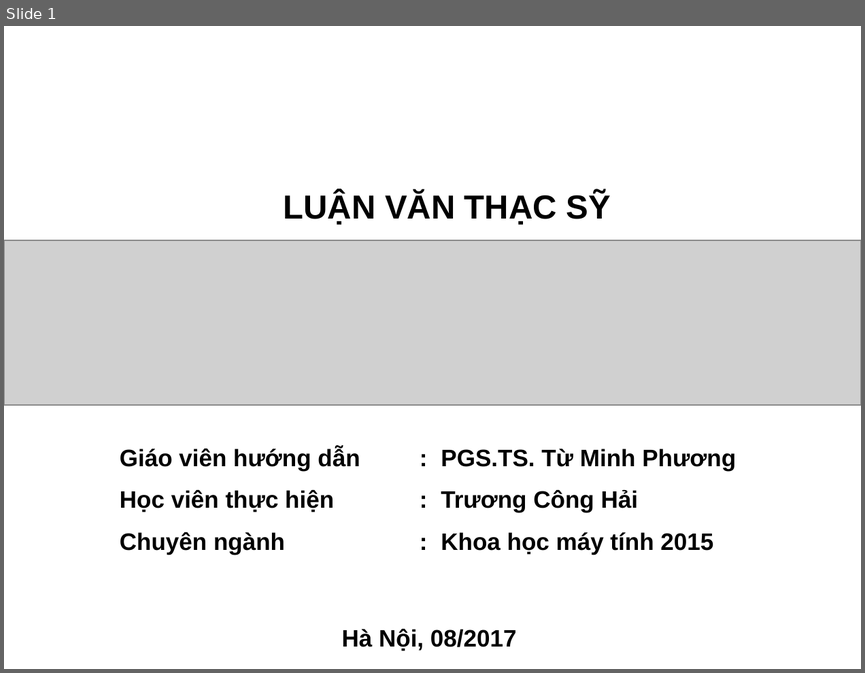
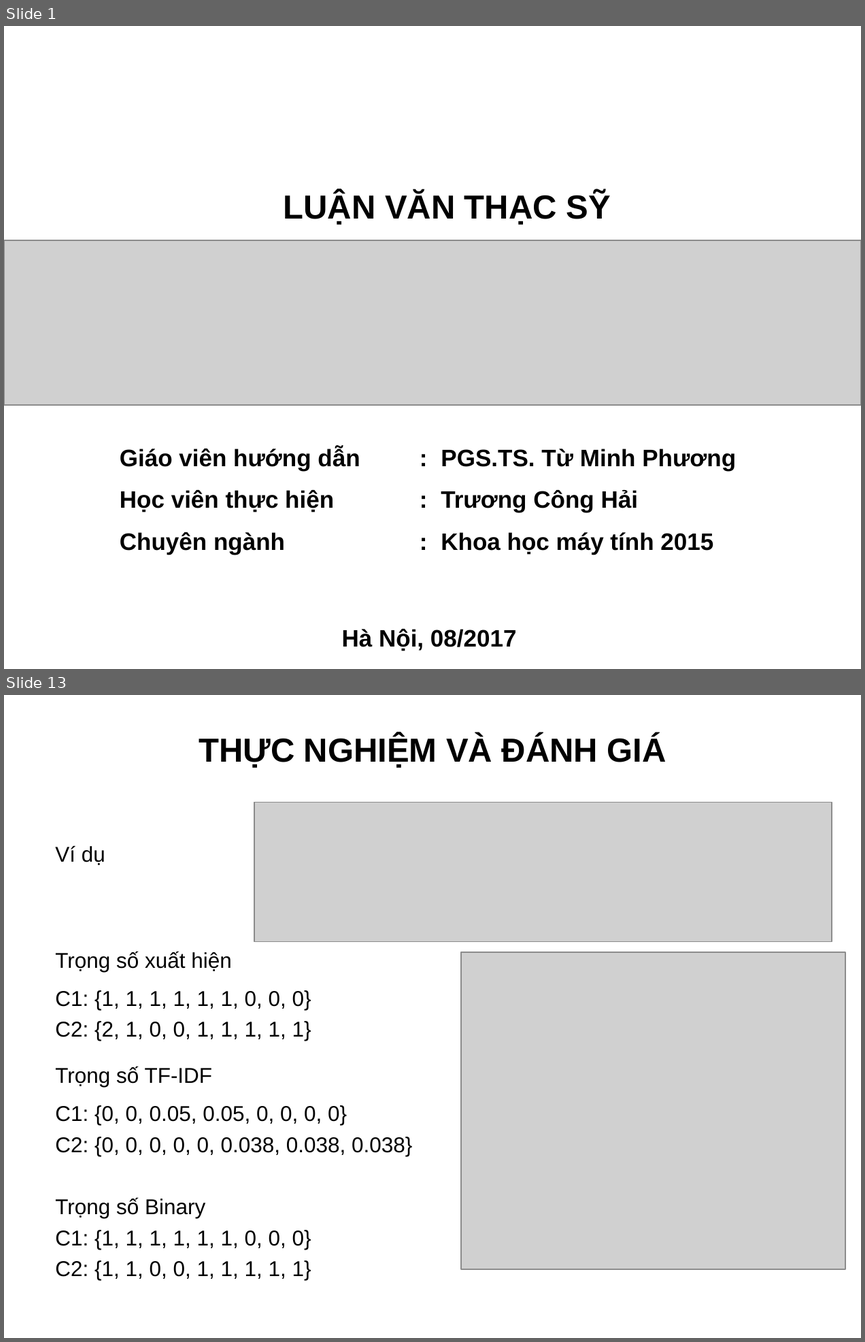
Before and after one commit to truonghaibg/thesis, a slide deck: tchai/Slide_LuanVan_TruongCongHai.ppt. Shown one above the other, each under a label of ours: slide 1 before the commit, slides 1 and 13 after it; the slides between them are not shown. The pictures are 865x673 and 865x1342 pixels, drawn with LibreOffice and Linux fonts; fonts in the diff are those of the drawing; grey boxes stand for pictures; background and template pictures are left out. Boxes give left, top, right and bottom in pixels: in the first picture for what was removed or moved away, otherwise in the second. Text is boxed around its words. In the diff, an @@ line names an element or a change of style, - is before the commit and + after.

```diff
--- a/tchai/Slide_LuanVan_TruongCongHai.ppt
+++ b/tchai/Slide_LuanVan_TruongCongHai.ppt
@@ slide 13 added at [4,695,861,1338], background picture (left out) @@
@@ title added at [198,735,666,768], 28 pt, text #000000, bold @@
+THỰC NGHIỆM VÀ ĐÁNH GIÁ
@@ picture added at [254,802,832,942] @@
@@ text added at [55,845,412,1280], 18 pt, text #000000 @@
+Ví dụ
+Trọng số xuất hiện
+C1: {1, 1, 1, 1, 1, 1, 0, 0, 0}
+C2: {2, 1, 0, 0, 1, 1, 1, 1, 1}
+Trọng số TF-IDF
+C1: {0, 0, 0.05, 0.05, 0, 0, 0, 0}
+C2: {0, 0, 0, 0, 0, 0.038, 0.038, 0.038}
+Trọng số Binary
+C1: {1, 1, 1, 1, 1, 1, 0, 0, 0}
+C2: {1, 1, 0, 0, 1, 1, 1, 1, 1}
@@ picture added at [461,952,845,1269] @@
```
Also in this commit, not shown: 15 slides changed, 6 other slides added, 5 slides removed.
